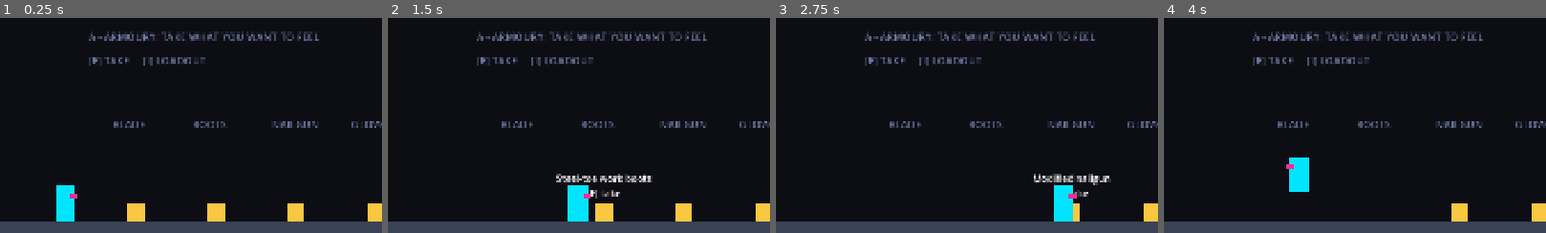
Above: before the commit, frames 1-4 (left to right).
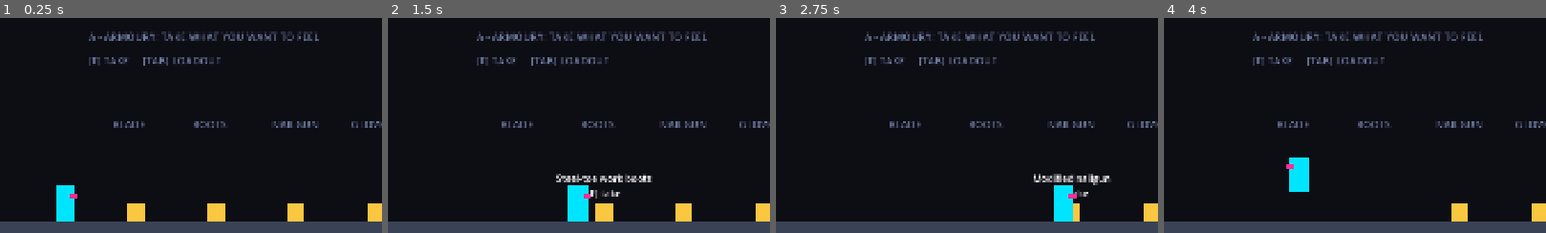
Above: after the commit, the same moments.

Repository: mbragagnolo/project-neon-debt
Game: Godot game, scene res://rooms/rpg_gym.tscn
Same seed, same stepped clock (60 frames per second), same inputs: the game is played once before the commit and once after it.
Inputs (mouse positions are % of the whole screen's width and height, from its top left):
- Up to frame 1 (0.25 s): no input
- Up to frame 2 (1.5 s): tap Enter at 0.5 s; move the mouse to (72, 45) at 0.52 s; hold D (move_right) 0.53-1.25 s; tap E (hack_next) at 0.6 s; click (72, 45) at 0.67 s; tap Space (jump) at 0.77 s; tap F (interact) at 0.8 s; drag from (30, 55) to (32, 94) at 1.27 s
- Up to frame 3 (2.75 s): tap Space (jump) at 2 s; move the mouse to (60, 28) at 2.02 s; hold D (move_right) from 2.03 s (still down); tap J (attack_melee) at 2.1 s; click (60, 28) at 2.17 s; tap F (interact) at 2.3 s
- Up to frame 4 (4 s): release D (move_right) at 2.75 s; drag from (45, 70) to (53, 94) at 2.77 s; tap Enter at 3.5 s; move the mouse to (80, 65) at 3.52 s; hold A (move_left) from 3.53 s (still down); tap Shift (dash) at 3.6 s; click (80, 65) at 3.67 s; tap Space (jump) at 3.77 s; tap F (interact) at 3.8 s
The pictures show only the part of the screen within x 4-54%, y 47-97%; the shares and areas given below are measured in that part.

The runs differ from the first frame. In frame 1, 0.5% of the frame differs, in the area x 25-58%, y 18-23%; in frame 2, 0.5%, in the area x 25-58%, y 18-82%; in frame 3, 0.5%; in frame 4, 0.5%.

Commit message:
fix: prompts name the key that is actually bound — refs #4
Every prompt M3 put on screen told the player to press E to take a pickup
and I to open the loadout. Neither key was bound to anything that acts: the
input map has bound `interact` to F and `toggle_inventory` to Tab since M0,
and E fires `hack_next`, which no code reads until M4. So the advertised
keys did nothing, silently, with no error to follow.

The keys are no longer typed into the labels. `InputPrompt` reads them off
`InputMap`, which already owns that fact, so a rebind updates every prompt
and none of them can drift again. The gym's two wall labels are still
literal text — a scene cannot call a function — but the generator that
emits them derives them, and a test now fails if either disagrees with the
bindings.

Five sites, not the four the diagnosis found: the corner legend writes its
keys without brackets, so the grep that found the others walked past it. The
regression test caught it.

Also moves `toggle_inventory` off joypad GUIDE — the Xbox Home / PS button,
which the OS claims for its own overlay — so the loadout is reachable on a
pad at all. `toggle_map` takes that slot; nothing reads it until M5, when it
will need a real one.

The keyboard bindings themselves are unchanged: E stays with `hack_next`,
where it pairs with Q for M4's hack cycling. Rebinding E and I to make four
strings true would have cost that pair.

Co-Authored-By: Claude Opus 5 (1M context) <noreply@anthropic.com>
Claude-Session: https://claude.ai/code/session_019cjf9TUV9yaM1WBqLTz6wW

Diff:
--- a/game/project.godot
+++ b/game/project.godot
@@ -129,13 +129,13 @@
 toggle_map={
 "deadzone": 0.5,
 "events": [Object(InputEventKey,"resource_local_to_scene":false,"resource_name":"","device":-1,"window_id":0,"alt_press …(190 unchanged characters)…
-, Object(InputEventJoypadButton,"resource_local_to_scene":false,"resource_name":"","device":-1,"button_index":4,"pressure":0.0,"pressed":false,"script":null)
+, Object(InputEventJoypadButton,"resource_local_to_scene":false,"resource_name":"","device":-1,"button_index":5,"pressure":0.0,"pressed":false,"script":null)
 ]
 }
 toggle_inventory={
 "deadzone": 0.5,
 "events": [Object(InputEventKey,"resource_local_to_scene":false,"resource_name":"","device":-1,"window_id":0,"alt_press …(195 unchanged characters)…
-, Object(InputEventJoypadButton,"resource_local_to_scene":false,"resource_name":"","device":-1,"button_index":5,"pressure":0.0,"pressed":false,"script":null)
+, Object(InputEventJoypadButton,"resource_local_to_scene":false,"resource_name":"","device":-1,"button_index":4,"pressure":0.0,"pressed":false,"script":null)
 ]
 }
 
--- a/game/rooms/rpg_gym.tscn
+++ b/game/rooms/rpg_gym.tscn
@@ -148,7 +148,7 @@
 offset_bottom = 960.0
 theme_override_font_sizes/font_size = 26
 theme_override_colors/font_color = Color(0.43529412, 0.49019608, 0.6392157, 1)
-text = "[E] TAKE     [I] LOADOUT"
+text = "[F] TAKE     [TAB] LOADOUT"
 
 [node name="Blade" type="Label" parent="Labels" unique_id=1812903394]
 offset_left = 360.0
@@ -328,7 +328,7 @@
 offset_bottom = 300.0
 theme_override_font_sizes/font_size = 26
 theme_override_colors/font_color = Color(0.43529412, 0.49019608, 0.6392157, 1)
-text = "LOADOUT  I     TAKE  E"
+text = "LOADOUT  TAB     TAKE  F"
 
 [node name="LevelsMove" type="Label" parent="Labels" unique_id=217810937]
 offset_left = 300.0
--- /dev/null
+++ b/game/src/core/input_prompt.gd
@@ -0,0 +1,37 @@
+class_name InputPrompt
+extends RefCounted
+## The key a prompt should tell the player to press.
+##
+## Exists because M3 shipped four prompt strings naming E and I while the input
+## map bound F and Tab (#4). A key name typed into a label is a second source of
+## truth for a fact `InputMap` already owns, and it drifts silently: the wrong
+## key produces no error and no log line, just a player pressing a button that
+## does nothing.
+##
+## Static-only and node-free, so a prompt can ask for its key before it is in
+## the tree — and so this runs headless.
+
+
+## The first keyboard binding on `action`, as the player would name it, or ""
+## if the action does not exist or has no key. A prompt for an unbound action is
+## a bug, but an empty label is a better failure than a crash inside a `Label`.
+static func key(action: StringName) -> String:
+	if not InputMap.has_action(action):
+		return ""
+	for event: InputEvent in InputMap.action_get_events(action):
+		if event is InputEventKey:
+			var bound: InputEventKey = event
+			# Movement is bound physically so AZERTY still works
+			# (tests/test_input_map.gd); read that first and fall back for any
+			# action bound the other way.
+			var code: Key = (
+				bound.physical_keycode if bound.physical_keycode != KEY_NONE
+				else bound.keycode
+			)
+			return OS.get_keycode_string(code)
+	return ""
+
+
+## The same key, bracketed the way every prompt in the game writes it.
+static func label(action: StringName) -> String:
+	return "[%s]" % key(action).to_upper()
--- a/game/src/ui/menus/equip_screen.gd
+++ b/game/src/ui/menus/equip_screen.gd
@@ -177,7 +177,8 @@
 	_draw_items()
 	_draw_detail()
 	_hint.text = (
-		"[W/S] choose   [D] items   [A] slots   [E] equip / take off   [I] close"
+		"[W/S] choose   [D] items   [A] slots   %s equip / take off   %s close"
+		% [InputPrompt.label(&"interact"), InputPrompt.label(&"toggle_inventory")]
 	)
 
 
--- a/game/src/world/pickup.gd
+++ b/game/src/world/pickup.gd
@@ -56,7 +56,7 @@
 	collider.shape = circle
 	add_child(collider)
 
-	_prompt.text = "%s\n[E] take" % _item.display_name
+	_prompt.text = "%s\n%s take" % [_item.display_name, InputPrompt.label(&"interact")]
 	_prompt.add_theme_font_size_override("font_size", 24)
 	_prompt.visible = false
 	body_entered.connect(_on_body_entered)
--- a/game/tests/test_equip_screen.gd
+++ b/game/tests/test_equip_screen.gd
@@ -153,3 +153,22 @@
 	assert_eq(int(sheet["level"]), 2)
 	assert_true(sheet.has("def"), "the sheet the screen draws has no DEF in it")
 	assert_true(sheet.has("xp_into_level"))
+
+
+# --- The hint line ----------------------------------------------------------
+
+func test_the_hint_names_the_keys_that_actually_work() -> void:
+	# The hint read "[E] equip / take off   [I] close" while the handlers above
+	# answered to `interact` (F) and `toggle_inventory` (Tab) — #4. A menu whose
+	# own footer names the wrong exit is the worst place for this to be wrong.
+	_screen.open()
+	for action: StringName in [&"interact", &"toggle_inventory"]:
+		var key: String = ""
+		for event: InputEvent in InputMap.action_get_events(action):
+			if event is InputEventKey:
+				key = OS.get_keycode_string((event as InputEventKey).physical_keycode)
+				break
+		assert_string_contains(
+			_screen._hint.text, "[%s]" % key.to_upper(),
+			"the hint does not name the key bound to `%s`" % action
+		)
--- a/game/tests/test_input_map.gd
+++ b/game/tests/test_input_map.gd
@@ -50,3 +50,16 @@
 					(event as InputEventKey).physical_keycode, 0,
 					"'%s' has a key event bound by keycode instead of physical_keycode" % action
 				)
+
+
+func test_the_loadout_is_reachable_on_a_gamepad() -> void:
+	# `toggle_inventory` sat on JOY_BUTTON_GUIDE — the Xbox Home / PS button,
+	# which the OS claims for its own overlay — so the equip screen had no
+	# pressable pad button at all (#4). "Controller from day one" is only true
+	# if the button reaches the game.
+	for event: InputEvent in InputMap.action_get_events("toggle_inventory"):
+		if event is InputEventJoypadButton:
+			assert_ne(
+				(event as InputEventJoypadButton).button_index, JOY_BUTTON_GUIDE,
+				"the loadout is bound to the button the OS intercepts"
+			)
--- /dev/null
+++ b/game/tests/test_input_prompt.gd
@@ -0,0 +1,48 @@
+extends GutTest
+## Prompts must name the key that is actually bound (#4).
+##
+## M3 shipped four prompt strings saying "[E] take" and "[I] close" while the
+## input map bound F and Tab. Nothing errored: E fires `hack_next`, which no
+## code reads until M4, and I is bound to nothing — so the only symptom was a
+## player pressing a button that did nothing.
+##
+## The expected key is derived here independently of whatever production uses,
+## so this stays a real assertion rather than a tautology.
+
+const INPUT_PROMPT_PATH := "res://src/core/input_prompt.gd"
+
+
+## The first keyboard binding on `action`, as the player would name it.
+func _bound_key(action: StringName) -> String:
+	for event: InputEvent in InputMap.action_get_events(action):
+		if event is InputEventKey:
+			var key: InputEventKey = event
+			return OS.get_keycode_string(
+				key.physical_keycode if key.physical_keycode != 0 else key.keycode
+			)
+	return ""
+
+
+func test_the_helper_reports_the_bound_key() -> void:
+	var script: GDScript = load(INPUT_PROMPT_PATH)
+	assert_not_null(script, "no InputPrompt helper — prompts still hardcode their keys")
+	if script == null:
+		return
+	assert_eq(script.key(&"interact"), _bound_key(&"interact"))
+	assert_eq(script.key(&"toggle_inventory"), _bound_key(&"toggle_inventory"))
+
+
+func test_the_helper_brackets_the_key_for_display() -> void:
+	var script: GDScript = load(INPUT_PROMPT_PATH)
+	if script == null:
+		return
+	assert_eq(script.label(&"interact"), "[%s]" % _bound_key(&"interact").to_upper())
+
+
+func test_an_unbound_action_degrades_instead_of_crashing() -> void:
+	# A prompt for an action nobody bound is a bug, but a crash in a label is
+	# worse than a visibly empty one.
+	var script: GDScript = load(INPUT_PROMPT_PATH)
+	if script == null:
+		return
+	assert_eq(script.key(&"no_such_action"), "")
--- a/game/tests/test_pickup.gd
+++ b/game/tests/test_pickup.gd
@@ -82,3 +82,21 @@
 	await get_tree().physics_frame
 	await get_tree().physics_frame
 	assert_true(prompt.visible, "the player is standing in it and it said nothing")
+
+
+func test_the_prompt_names_the_key_that_actually_takes_it() -> void:
+	# The prompt said "[E] take" for the whole of M3 while `interact` was bound
+	# to F (#4). E fires `hack_next`, which nothing reads until M4, so pressing
+	# the advertised key did nothing at all and logged nothing either.
+	var pickup: Pickup = _pickup(&"work_boots")
+	var prompt: Label = pickup.get_node("Prompt")
+	var key: String = ""
+	for event: InputEvent in InputMap.action_get_events(&"interact"):
+		if event is InputEventKey:
+			key = OS.get_keycode_string((event as InputEventKey).physical_keycode)
+			break
+	assert_ne(key, "", "`interact` lost its keyboard binding")
+	assert_string_contains(
+		prompt.text, "[%s]" % key.to_upper(),
+		"the prompt does not name the key bound to `interact`"
+	)
--- a/game/tests/test_rpg_gym.gd
+++ b/game/tests/test_rpg_gym.gd
@@ -136,3 +136,41 @@
 	var pen: Node = _gym.get_node_or_null("ScavPen")
 	assert_not_null(pen, "no Scavs - nothing pays XP")
 	assert_eq(pen.get_child_count(), 3, "three spawn markers, two clears to level 2")
+
+
+# --- The wall of instructions -----------------------------------------------
+
+## Does `text` name `key` as a word of its own? The gym writes its keys two
+## ways — "[F] TAKE" on the armoury wall, "TAKE  F" in the corner legend — so
+## matching a bare substring would pass on the F in "FEEL".
+func _names_key(text: String, key: String) -> bool:
+	var pattern := "(^|[^A-Za-z0-9])%s([^A-Za-z0-9]|$)" % key.to_upper()
+	return RegEx.create_from_string(pattern).search(text.to_upper()) != null
+
+
+func test_the_wall_labels_name_the_keys_that_actually_work() -> void:
+	# The gym is the room Marcos actually plays, and for the whole of M3 both of
+	# its instruction labels told him to press E and I while the bound keys were
+	# F and Tab (#4). Every label that mentions the loadout is checked, because
+	# the second one was written in a different format and a grep for "[I]"
+	# walked straight past it.
+	var keys: Dictionary = {}
+	for action: StringName in [&"interact", &"toggle_inventory"]:
+		for event: InputEvent in InputMap.action_get_events(action):
+			if event is InputEventKey:
+				keys[action] = OS.get_keycode_string((event as InputEventKey).physical_keycode)
+				break
+		assert_true(keys.has(action), "`%s` lost its keyboard binding" % action)
+
+	var checked: int = 0
+	for child: Node in _gym.get_node("Labels").get_children():
+		if not (child is Label) or not ("LOADOUT" in (child as Label).text):
+			continue
+		checked += 1
+		var text: String = (child as Label).text
+		for action: StringName in keys:
+			assert_true(
+				_names_key(text, String(keys[action])),
+				"'%s' does not name the key bound to `%s`" % [text, action]
+			)
+	assert_eq(checked, 2, "the gym stopped saying how to open the loadout")
--- a/game/tools/make_rpg_gym.gd
+++ b/game/tools/make_rpg_gym.gd
@@ -79,7 +79,14 @@
 	# --- the pickup path — prompt, toast, auto-equip for clothing, never for
 	# --- weapons — is what gets exercised.
 	_label("A - ARMOURY: TAKE WHAT YOU WANT TO FEEL", Vector2(300, 900))
-	_label("[E] TAKE     [I] LOADOUT", Vector2(300, 960))
+	# Built from the bindings rather than typed, so a rebind cannot leave the
+	# wall telling players to press a key that does nothing (#4).
+	_label(
+		"%s TAKE     %s LOADOUT" % [
+			InputPrompt.label(&"interact"), InputPrompt.label(&"toggle_inventory"),
+		],
+		Vector2(300, 960)
+	)
 	for entry: Array in CHESTS:
 		_chest(String(entry[0]), String(entry[1]), float(entry[2]))
 
@@ -121,7 +128,13 @@
 	])
 
 	_label("MELEE  J     RANGED  K     DASH  SHIFT", Vector2(300, 240))
-	_label("LOADOUT  I     TAKE  E", Vector2(300, 300))
+	_label(
+		"LOADOUT  %s     TAKE  %s" % [
+			InputPrompt.key(&"toggle_inventory").to_upper(),
+			InputPrompt.key(&"interact").to_upper(),
+		],
+		Vector2(300, 300)
+	)
 	_label("LEVELS MOVE THE MULTIPLIER. GEAR MOVES THE WEAPON.", Vector2(300, 360))
 
 	var spawn := Marker2D.new()
Not shown, added: game/src/core/input_prompt.gd.uid
Not shown, added: game/tests/test_input_prompt.gd.uid
Not shown, changed: bug-report.md
Not shown, changed: docs/ui/screens.md
